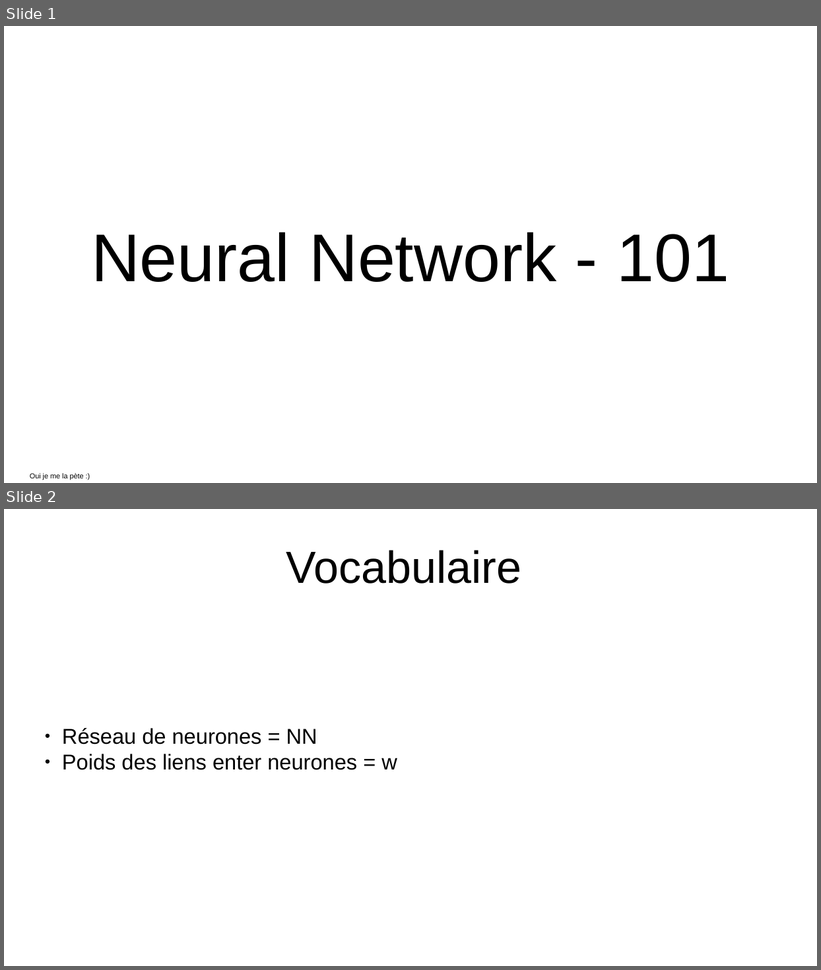
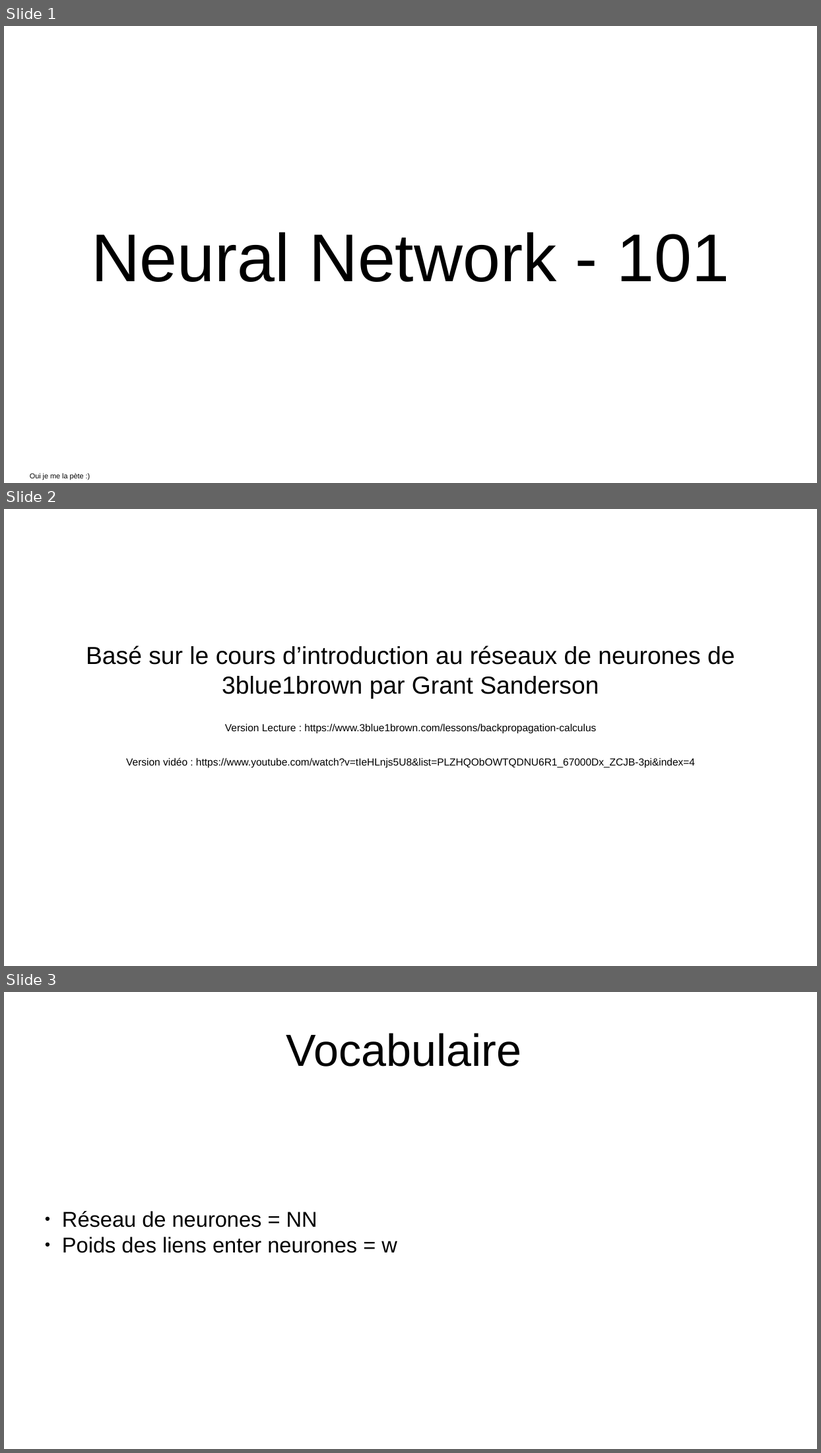
Before and after one commit to Romain-Brg/NN_scheduler_5G, a slide deck: cours_NN.odp. Shown one above the other, each under a label of ours: slides 1 and 2 before the commit, slides 1, 2 and 3 after it. The pictures are 821x970 and 821x1453 pixels, drawn with LibreOffice and Linux fonts; fonts in the diff are those of the drawing. Boxes give left, top, right and bottom in pixels: in the first picture for what was removed or moved away, otherwise in the second. Text is boxed around its words. In the diff, an @@ line names an element or a change of style, - is before the commit and + after.

```diff
--- a/cours_NN.odp
+++ b/cours_NN.odp
@@ slide 2 added at (4, 509, 817, 966), background #FFFFFF @@
@@ subtitle added at (86, 646, 735, 768), 10 pt, text #000000 @@
+Basé sur le cours d’introduction au réseaux de neurones de 3blue1brown par Grant Sanderson
+Version Lecture : https://www.3blue1brown.com/lessons/backpropagation-calculus
+Version vidéo : https://www.youtube.com/watch?v=tIeHLnjs5U8&list=PLZHQObOWTQDNU6R1_67000Dx_ZCJB-3pi&index=4
@@ what was slide 2 is now slide 3 @@
```
Also in this commit, not shown: 4 slides changed, 8 other slides added, 1 slide removed, 10 other files.
